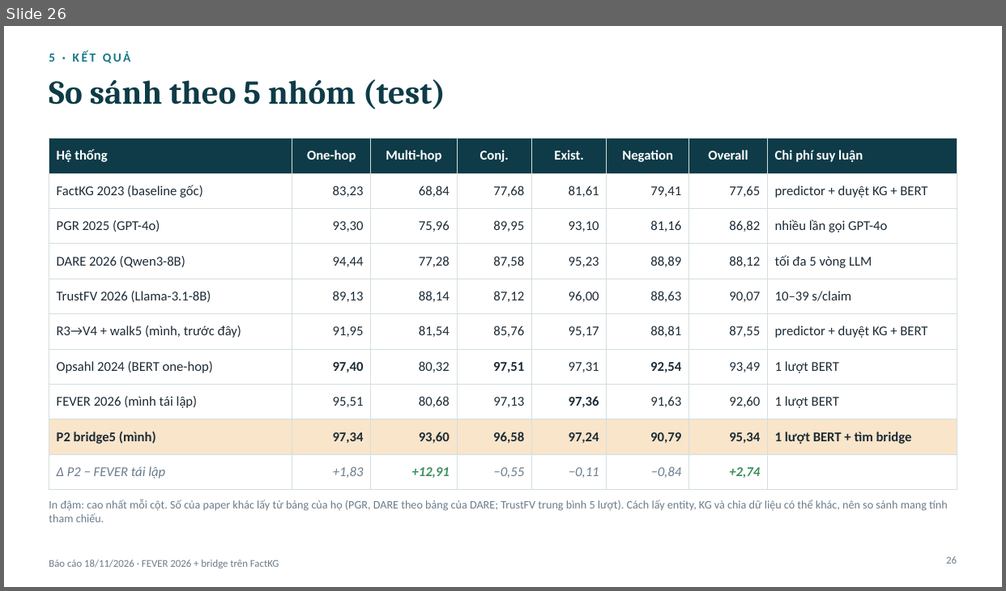
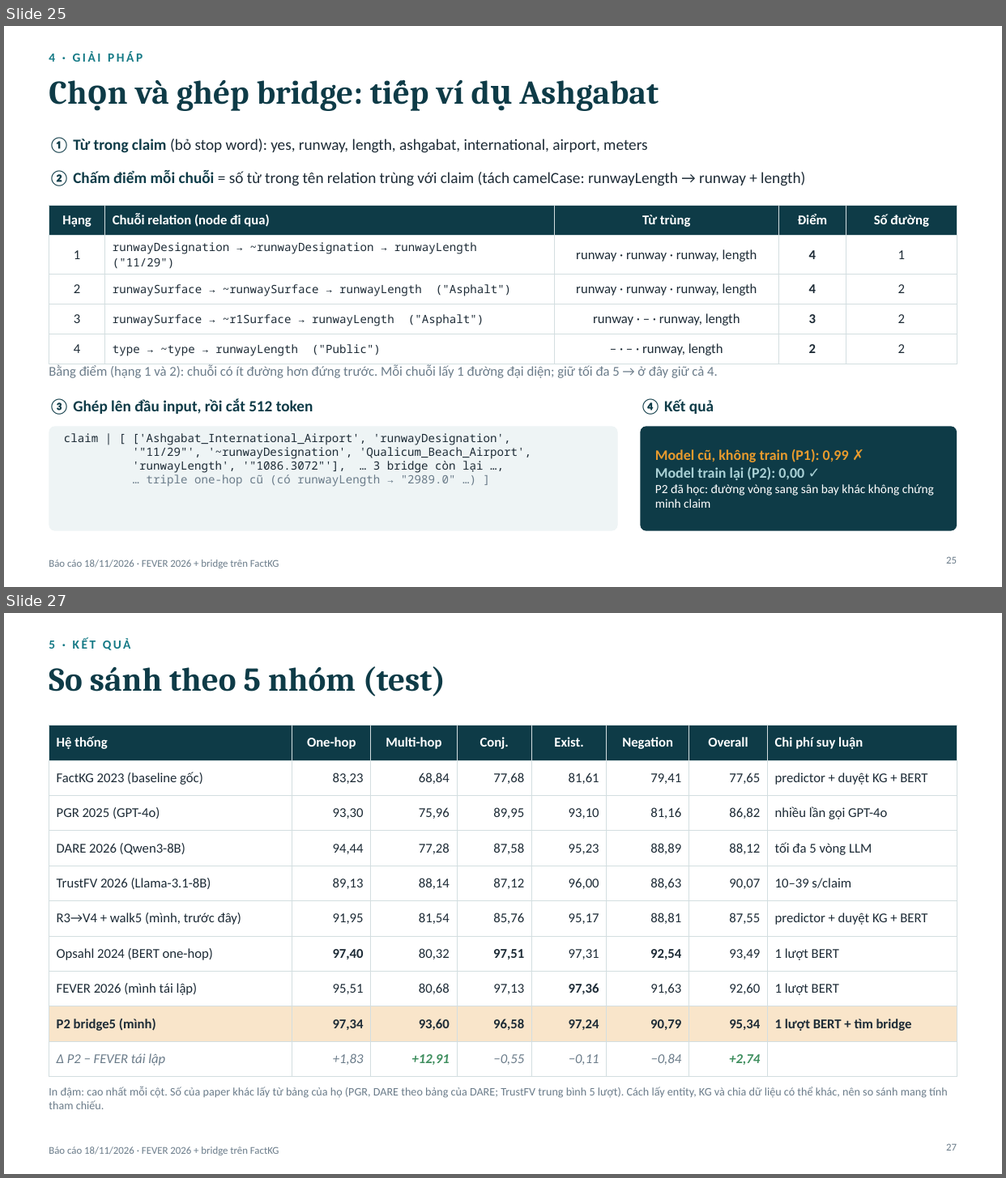
Before and after one commit to duyanhle17/FactKG, a slide deck: ý tưởng + thực nghiệm/báo cáo 18_11 - slide.pptx. Shown one above the other, each under a label of ours: slide 26 before the commit, slides 25 and 27 after it; the slides between them are not shown. The pictures are 1006x591 and 1006x1178 pixels, drawn with LibreOffice and Linux fonts; fonts in the diff are those of the drawing. Boxes give left, top, right and bottom in pixels: in the first picture for what was removed or moved away, otherwise in the second. Text is boxed around its words. In the diff, an @@ line names an element or a change of style, - is before the commit and + after.

```diff
--- a/ý tưởng + thực nghiệm/báo cáo 18_11 - slide.pptx
+++ b/ý tưởng + thực nghiệm/báo cáo 18_11 - slide.pptx
@@ slide 25 added at (4,26,1002,587), background #FFFFFF; not listed: 1 template element that a slide beside it also shows @@
@@ text added at (49,51,143,62), 12 pt, text #157A86, bold @@
+4 · GIẢI PHÁP
@@ title added at (135,79,658,111), 32 pt, text #0E3B47, bold @@
+Chọn và ghép bridge: tiếp ví dụ Ashgabat
@@ text added at (49,137,648,153), 15 pt, text #1D2B36 @@
+① Từ trong claim (bỏ stop word): yes, runway, length, ashgabat, international, airport, meters
@@ text added at (49,170,805,186), 15 pt, text #1D2B36 @@
+② Chấm điểm mỗi chuỗi = số từ trong tên relation trùng với claim (tách camelCase: runwayLength → runway + length)
@@ table added at (49,206,957,360), 5 rows, 5 columns @@
+Hạng | Chuỗi relation (node đi qua) | Từ trùng | Điểm | Số đường
+1 | runwayDesignation → ~runwayDesignation → runwayLength ("11/29") | runway · runway · runway, length | 4 | 1
+2 | runwaySurface → ~runwaySurface → runwayLength ("Asphalt") | runway · runway · runway, length | 4 | 2
+3 | runwaySurface → ~r1Surface → runwayLength ("Asphalt") | runway · – · runway, length | 3 | 2
+4 | type → ~type → runwayLength ("Public") | – · – · runway, length | 2 | 2
@@ text added at (49,365,718,378), 13 pt, text #6B7C8A @@
+Bằng điểm (hạng 1 và 2): chuỗi có ít đường hơn đứng trước. Mỗi chuỗi lấy 1 đường đại diện; giữ tối đa 5 → ở đây giữ cả 4.
@@ text added at (49,399,313,415), 15 pt, text #0E3B47, bold @@
+③ Ghép lên đầu input, rồi cắt 512 token
@@ text added at (640,399,714,415), 15 pt, text #0E3B47, bold @@
+④ Kết quả
@@ rounded rectangle added at (49,426,618,531), fill #EEF4F5 @@
@@ text added at (64,433,531,487), 11 pt, text #1D2B36 @@
+claim | [ ['Ashgabat_International_Airport', 'runwayDesignation',
+'"11/29"', '~runwayDesignation', 'Qualicum_Beach_Airport',
+'runwayLength', '"1086.3072"'], … 3 bridge còn lại …,
+… triple one-hop cũ (có runwayLength → "2989.0" …) ]
@@ rounded rectangle added at (641,426,957,531), fill #0E3B47 @@
@@ text added at (655,450,934,508), 14 pt, text #FFFFFF, bold @@
+Model cũ, không train (P1): 0,99 ✗
+Model train lại (P2): 0,00 ✓
+P2 đã học: đường vòng sang sân bay khác không chứng minh claim
@@ page number added at (946,557,957,564), 10 pt, text #6B7C8A @@
+25
@@ what was slide 26 is now slide 27 @@
@@ page number at (946,1144,957,1151): text changed @@
-26
+27
```
Also in this commit, not shown: 2 slides changed, 2 other slides added, 2 slides removed, 1 other file.
